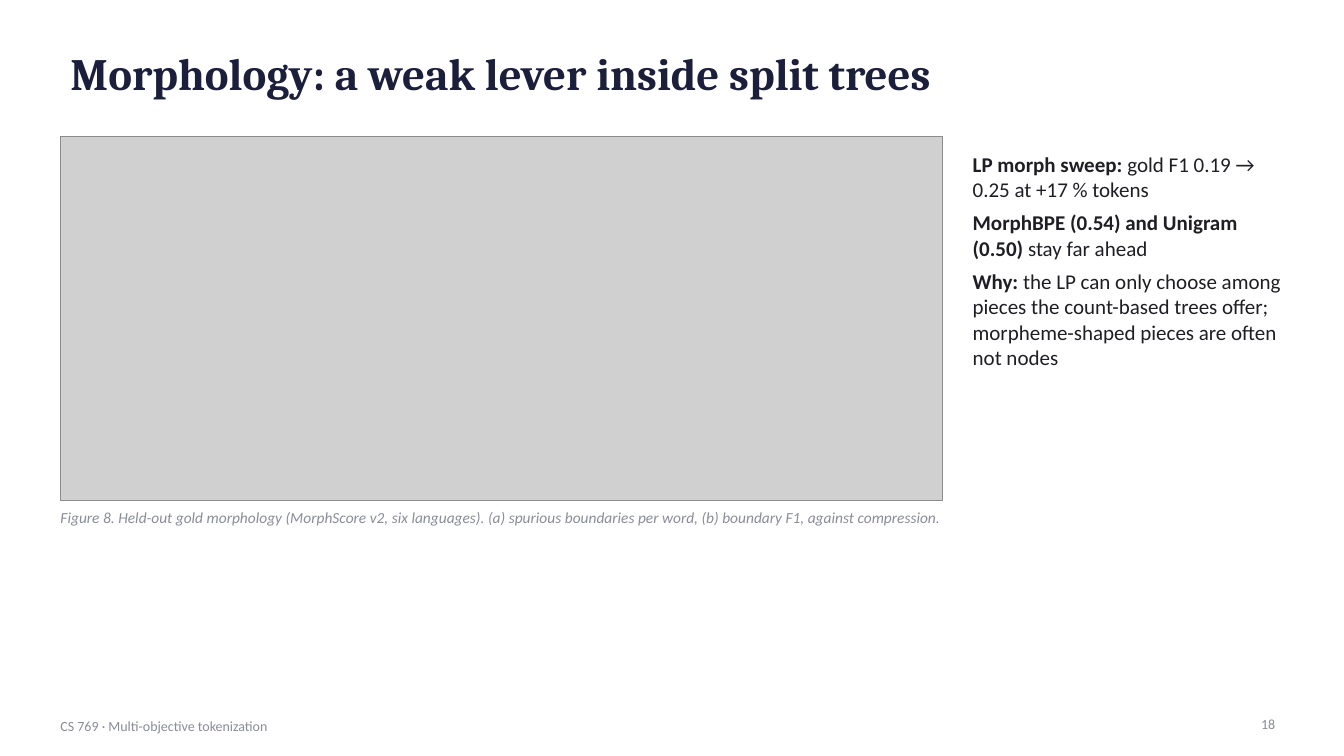
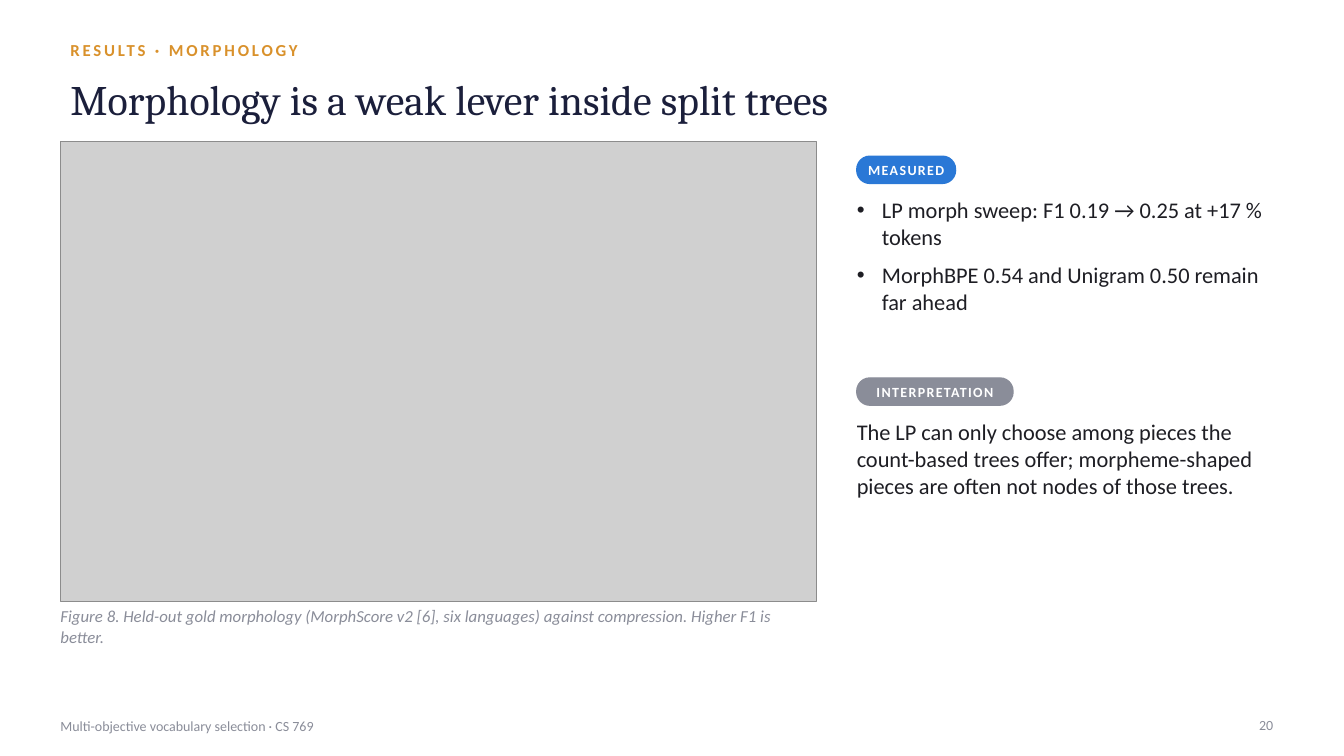
Before and after one commit to n6m9n/769, a slide deck: slide 20 of report/presentation.pptx (slide 18 before the commit). Drawn at 1344x756 pixels with LibreOffice and Linux fonts; fonts in the diff are those of the drawing; grey boxes stand for pictures. Boxes give left, top, right and bottom in pixels: in the first picture for what was removed or moved away, otherwise in the second. Text is boxed around its words. In the diff, an @@ line names an element or a change of style, - is before the commit and + after.

```diff
--- a/report/presentation.pptx
+++ b/report/presentation.pptx
@@ text added at [60,34,1284,65], 12 pt, text #D9912B, bold @@
+RESULTS · MORPHOLOGY
@@ title at [70,86,828,125]: text changed; size 32 to 30 pt; bold off @@
-Morphology: a weak lever inside split trees
+Morphology is a weak lever inside split trees
@@ picture: place and size @@
-picture at [60,136,943,500]
+picture at [60,141,817,601]
@@ rounded rectangle added at [857,156,956,184], fill #2A78D6, outline #2A78D6 1 pt @@
@@ text added at [868,166,944,175], 10 pt, text #FFFFFF, bold @@
+MEASURED
@@ text at [882,202,1259,310]: text changed; size 15 to 16 pt @@
-• LP morph sweep: gold F1 0.19 → 0.25 at +17 % tokens
-• MorphBPE (0.54) and Unigram (0.50) stay far ahead
-• Why: the LP can only choose among pieces the count-based trees offer; morpheme-shaped pieces are often not nodes
+• LP morph sweep: F1 0.19 → 0.25 at +17 % tokens
+• MorphBPE 0.54 and Unigram 0.50 remain far ahead
@@ rounded rectangle added at [857,378,1013,405], fill #8A8D99, outline #8A8D99 1 pt @@
@@ text added at [876,388,993,397], 10 pt, text #FFFFFF, bold @@
+INTERPRETATION
@@ text added at [857,424,1252,498], 16 pt, text #1E1E24 @@
+The LP can only choose among pieces the count-based trees offer; morpheme-shaped pieces are often not nodes of those trees.
@@ text at [60,610,770,643]: text changed; size 11 to 12 pt @@
-Figure 8. Held-out gold morphology (MorphScore v2, six languages). (a) spurious boundaries per word, (b) boundary F1, against compression.
+Figure 8. Held-out gold morphology (MorphScore v2 [6], six languages) against compression. Higher F1 is better.
@@ page number removed at [1261,719,1275,729] @@
-18
@@ text at [60,721,313,733]: text changed @@
-CS 769 · Multi-objective tokenization
+Multi-objective vocabulary selection · CS 769
@@ page number added at [1259,721,1273,730], 10 pt, text #8A8D99 @@
+20
```
Also in this commit, not shown: 17 other slides changed, 19 slides added, 13 slides removed, 18 other files.
